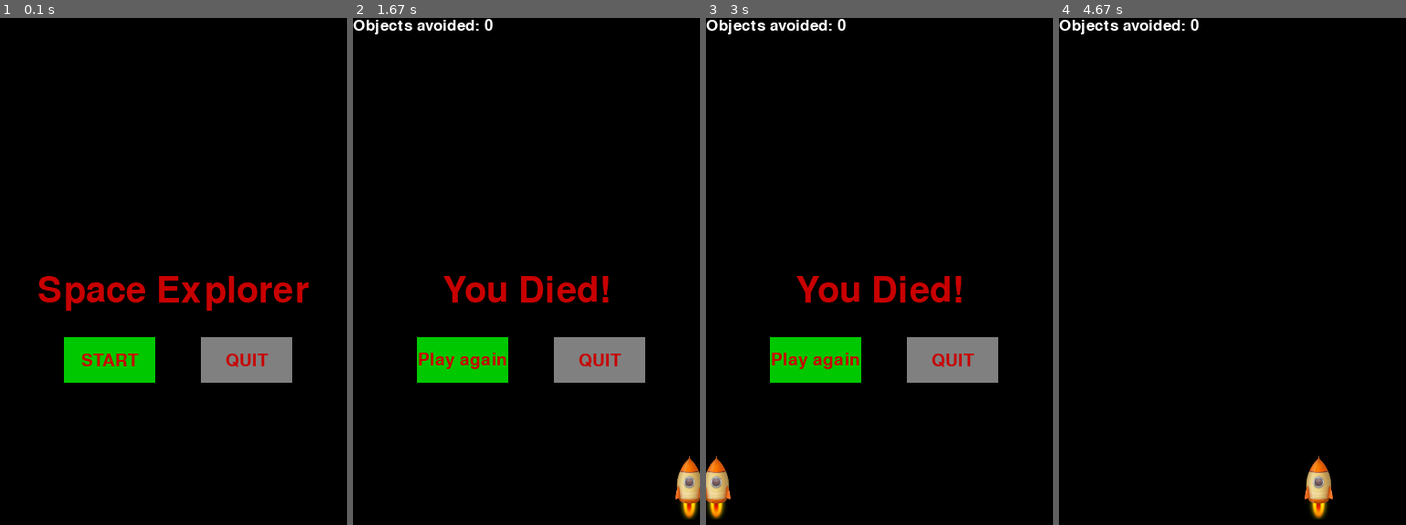
Above: before the commit, frames 1-4 (left to right).
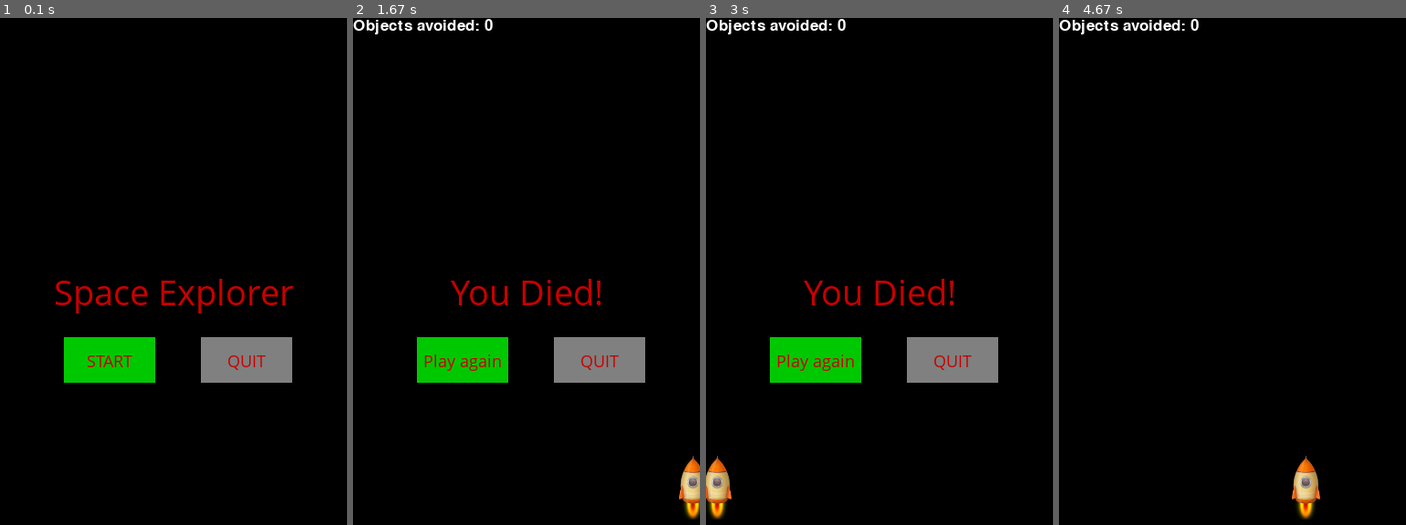
Above: after the commit, the same moments.

Repository: hannashin/practicecode
Game: pygame game, started from SpaceExplorer.py
Same seed, same stepped clock (60 frames per second), same inputs: the game is played once before the commit and once after it.
Inputs (mouse positions are in pixels of both pictures, inside the frame that each line leads up to):
- Up to frame 1 (0.1 s): no input
- Up to frame 2 (1.67 s): click "START" at 0.42 s; hold Right 0.67-1.13 s; move the mouse to (512, 317) at 0.7 s; hold Right 1.17-1.63 s
- Up to frame 3 (3 s): click "Play again" at 1.75 s; hold Left 2-2.53 s; click (771, 210) at 2.62 s
- Up to frame 4 (4.67 s): click "Play again" at 3.33 s; hold Left 3.57-3.97 s; hold Right 4-4.63 s

The runs differ from the first frame. In frame 1, 2.6% of the frame differs, in the area x 11-89%, y 50-70%; in frame 2, 2.5%; in frame 3, 2.1%; in frame 4, 1.1%.

Commit message:
Added game music and crash sound effects

Diff:
--- a/SpaceExplorer.py
+++ b/SpaceExplorer.py
@@ -20,7 +20,11 @@
 dark_grey = (169, 169, 169)
 dark_green = (0, 255, 0)
 
-car_width = 31
+car_width = 29
+
+#Sounds/Music
+crash_sound = pygame.mixer.Sound("explode.wav")
+pygame.mixer.music.load("bg.wav")
 
 #Game width x height (resolution (tuple))
 gameDisplay = pygame.display.set_mode((display_width, display_height))
@@ -32,9 +36,17 @@
 clock = pygame.time.Clock()
 
 #importing image of spaceship
-carImg = pygame.image.load("rocket.png")
-
+rocketImg = pygame.image.load("rocket.png")
+#import icon image
+gameIcon = pygame.image.load("icon.png")
+
+#Game window icon
+pygame.display.set_icon(gameIcon)
+
+#Global pause variable
 pause = False
+
+
 
 def quitgame():
     pygame.quit()
@@ -42,9 +54,13 @@
 
 def unpause():
     global pause
+    #Unpauses music
+    pygame.mixer.music.unpause()
     pause = False
 
 def paused():
+    #Stops the music when paused
+    pygame.mixed.music.pause()
 
     while pause:
         for event in pygame.event.get():
@@ -53,7 +69,7 @@
                 quit()
 
         gameDisplay.fill(black)
-        largeText = pygame.font.Font("freesansbold.ttf", 40)
+        largeText = pygame.font.SysFont("comicsansms", 40)
         TextSurf, TextRect = text_objects("Paused", largeText)
         TextRect.center = ((display_width/2), (display_height/2))
         gameDisplay.blit(TextSurf, TextRect)
@@ -69,26 +85,6 @@
     textSurface = font.render(text, True, red)
     return textSurface, textSurface.get_rect()
 
-def message_display(text):
-    #(font, fontsize)
-    largeText = pygame.font.Font("freesansbold.ttf", 40)
-
-    #text surface and text rectangle - returns to use text surface and text rectangle
-    TextSurf, TextRect = text_objects(text, largeText)
-
-    #Centers text
-    TextRect.center = ((display_width/2), (display_height/2))
-    gameDisplay.blit(TextSurf, TextRect)
-
-    pygame.display.update()
-
-    #How long text displayed on screen
-    time.sleep(2)
-
-    #Restarts game after you crashed
-    game_loop()
-
-
 def things_dodged(count):
     font = pygame.font.SysFont(None, 25)
     text = font.render("Objects avoided: " + str(count), True, white)
@@ -99,14 +95,18 @@
 def things(thingx, thingy, thingw, thingh, color):
     pygame.draw.rect(gameDisplay, color, [thingx, thingy, thingw, thingh])
 
-def car(x, y):
-    #Places car image on screen
-    gameDisplay.blit(carImg, (x, y))
+def rocket(x, y):
+    #Places rocket image on screen
+    gameDisplay.blit(rocketImg, (x, y))
 
 def crash():
+        #Stops music
+        pygame.mixer.music.stop()
+        #And plays crash sound
+        pygame.mixer.Sound.play(crash_sound)
 
         #gameDisplay.fill(black) - Don't fill so you see you where you got hit
-        largeText = pygame.font.Font("freesansbold.ttf", 40)
+        largeText = pygame.font.SysFont("comicsansms", 40)
         TextSurf, TextRect = text_objects("You Died!", largeText)
         TextRect.center = ((display_width/2), (display_height/2))
         gameDisplay.blit(TextSurf, TextRect)
@@ -158,7 +158,7 @@
             pygame.draw.rect(gameDisplay, grey, (220, y, w, h))
 
         #Button text
-        smallText = pygame.font.Font("freesansbold.ttf", 19)
+        smallText = pygame.font.SysFont("comicsansms",19)
         textSurf, textRect = text_objects(msg, smallText)
         textRect.center = ((x+ (w/2)), (y + (h/2)) )
         gameDisplay.blit(textSurf, textRect)
@@ -175,7 +175,7 @@
                 quit()
 
         gameDisplay.fill(black)
-        largeText = pygame.font.Font("freesansbold.ttf", 40)
+        largeText = pygame.font.SysFont("comicsansms", 40)
         TextSurf, TextRect = text_objects("Space Explorer", largeText)
         TextRect.center = ((display_width/2), (display_height/2))
         gameDisplay.blit(TextSurf, TextRect)
@@ -193,7 +193,7 @@
 
 def message_display(text):
     #(font, fontsize)
-    largeText = pygame.font.Font("freesansbold.ttf", 40)
+    largeText = pygame.font.SysFont("comicsansms", 40)
 
     #text surface and text rectangle - returns to use text surface and text rectangle
     TextSurf, TextRect = text_objects(text, largeText)
@@ -213,7 +213,10 @@
 def game_loop():
     global pause
 
-    #relative car position vs screen (initial rocket position)
+    #Plays Music in game loop - the -1 means it will loop infinite times
+    pygame.mixer.music.play(-1)
+
+    #relative rocket position vs screen (initial rocket position)
     x = (display_width * 0.45)
     y = display_height * 0.8
     #Moving the rocket
@@ -222,7 +225,7 @@
     #Initial starting "thing"/object positions
     thing_startx = random.randrange(0 , display_width)
     thing_starty = -600
-    thing_speed = level
+    thing_speed = 2.2
     thing_width = 50
     thing_height = 50
 
@@ -244,9 +247,9 @@
             #Checks for a key press (event handling)
             if event.type == pygame.KEYDOWN:
                 if event.key == pygame.K_LEFT:
-                    x_change = -(sensitivity)
+                    x_change = -6
                 elif event.key == pygame.K_RIGHT:
-                    x_change = sensitivity
+                    x_change = 6
                 #Pause function press
                 elif event.key ==pygame.K_p:
                     pause = True
@@ -257,7 +260,7 @@
                 if event.key == pygame.K_LEFT or event.key == pygame.K_RIGHT:
                     x_change = 0
 
-        #Changes car position on screen
+        #Changes rocket position on screen
         x += x_change
 
         #Game bg colour
@@ -267,8 +270,8 @@
         things(thing_startx, thing_starty, thing_width, thing_height, white)
         thing_starty += thing_speed
 
-        #display car in loop
-        car(x, y)
+        #display rocket in loop
+        rocket(x, y)
 
         #display objects dodged count
         things_dodged(dodged)
@@ -287,7 +290,7 @@
             #changes width and height of thing
             thing_width = random.randint(0, 100)
             thing_height = random.randint(90, 200)
-        #This happens when the car crashes the object
+        #This happens when the rocket crashes the object
         if y < thing_starty + thing_height:
             if x > thing_startx and x < thing_startx + thing_width or x + car_width >thing_startx and x + car_width < thing_startx + thing_width:
                 #print ("x crossover")
@@ -298,13 +301,13 @@
 
         #fps
         clock.tick(60)
-level = 2.5 #int(input("Please enter level you wish to start on: "))
-sensitivity = 7 #int(input("Please enter sensitivity of movement (default 7): "))
-
-#Dispalys intro before game starts
-game_intro()
-
-game_loop()
-#quits pygame (opposite of init)
-pygame.quit()
-quit()
+def main():
+    #Dispalys intro before game starts
+    game_intro()
+
+    game_loop()
+    #quits pygame (opposite of init)
+    pygame.quit()
+    quit()
+
+main()
Binary file added: icon.png
Not shown, added: bg.wav
Not shown, added: explode.wav
Not shown, added: setup.py.test
